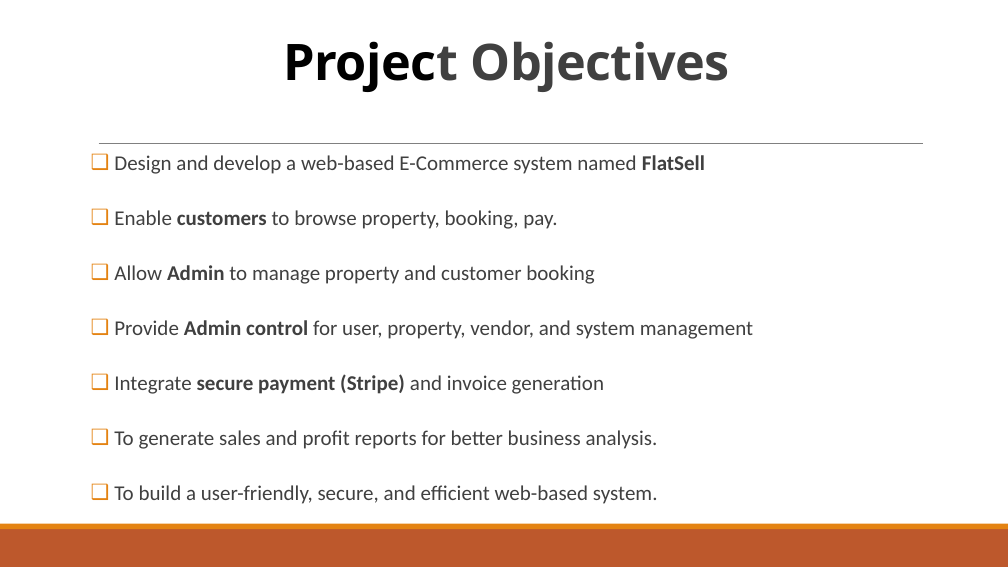
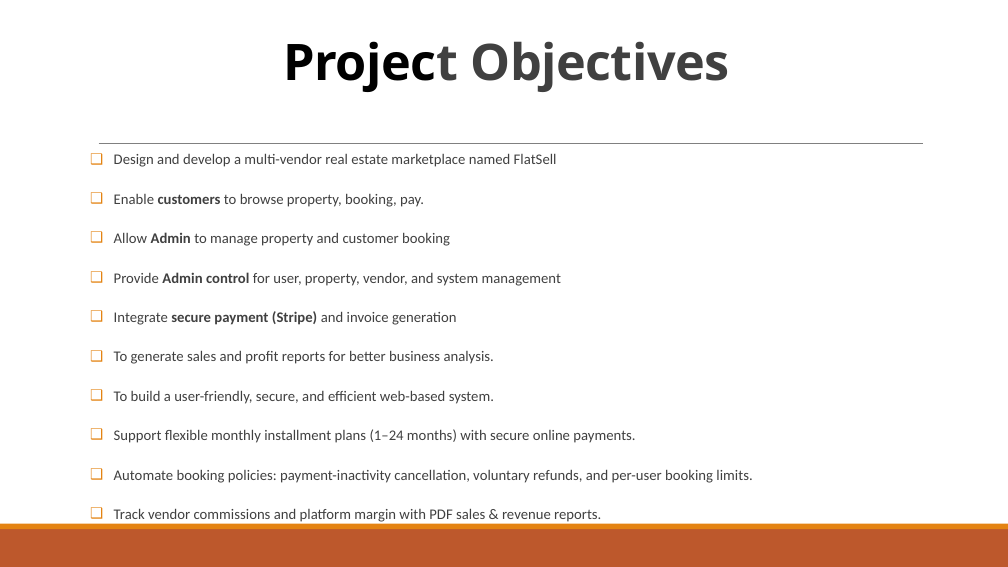
Before and after one commit to ashraful009/FlatSell, a slide deck: slide 9 of PPT for defence.pptx. Drawn at 1008x567 pixels with LibreOffice and Linux fonts; fonts in the diff are those of the drawing. Boxes give left, top, right and bottom in pixels: in the first picture for what was removed or moved away, otherwise in the second. Text is boxed around its words. In the diff, an @@ line names an element or a change of style, - is before the commit and + after.

```diff
--- a/PPT for defence.pptx
+++ b/PPT for defence.pptx
@@ text at [114,153,557,167]: text changed; size 20 to 14 pt @@
-❑ Design and develop a web-based E-Commerce system named FlatSell
+❑ Design and develop a multi-vendor real estate marketplace named FlatSell
@@ text at [114,193,561,404]: size 20 to 14 pt in "Enable customers to browse property, booking, pay.", "Allow Admin to manage property and customer ...", "Provide Admin control for user, property, vendor, ...", "Integrate secure payment (Stripe) and invoice generation" and 2 more places; line spacing 1.6 to 1.4 @@
@@ text at [114,429,752,524]: paragraphs added @@
+❑ Support flexible monthly installment plans (1–24 months) with secure online payments.
+❑ Automate booking policies: payment-inactivity cancellation, voluntary refunds, and per-user booking limits.
+❑ Track vendor commissions and platform margin with PDF sales & revenue reports.
```
Also in this commit, not shown: 16 other slides changed, 2 slides added, 23 other files.
